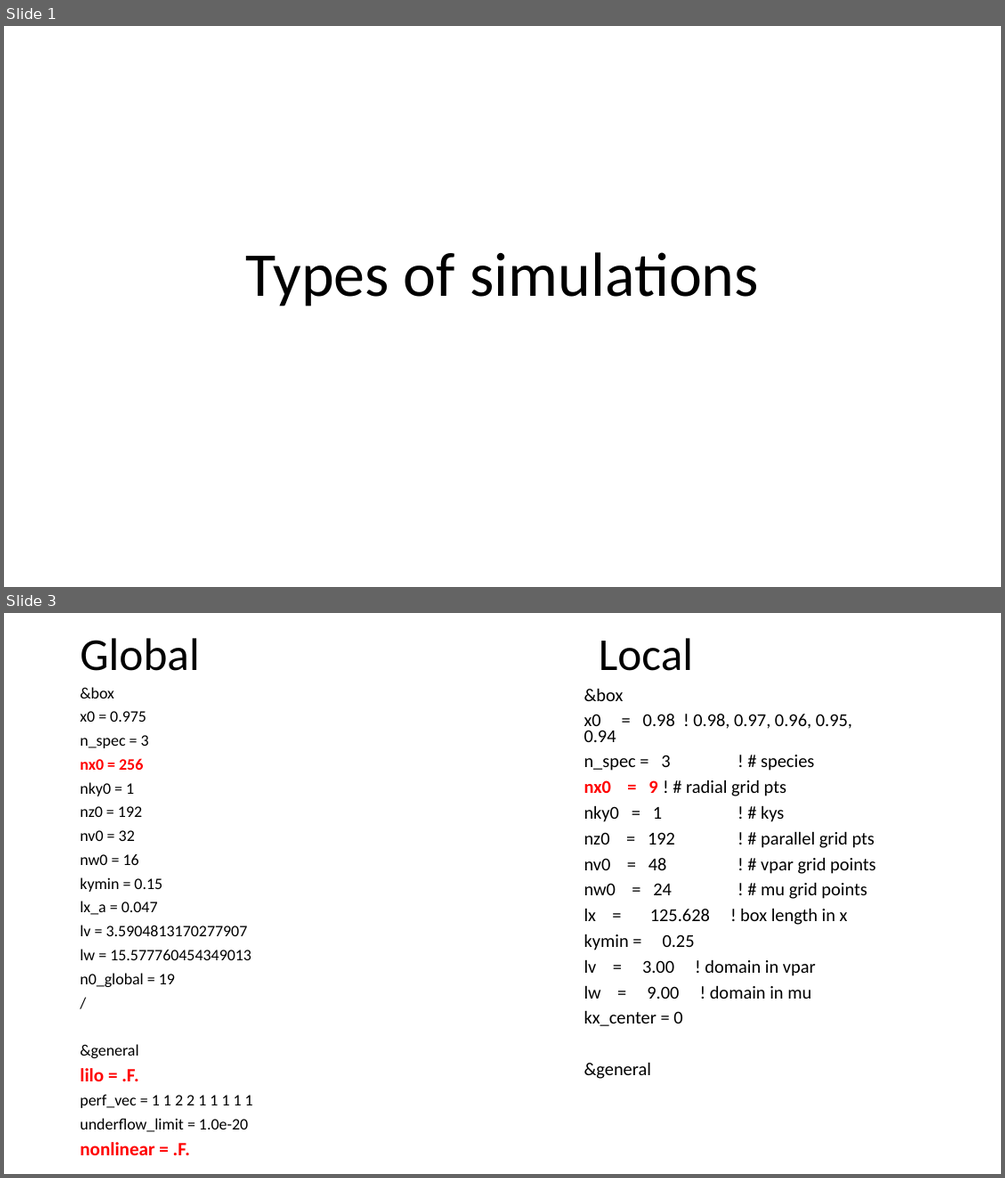
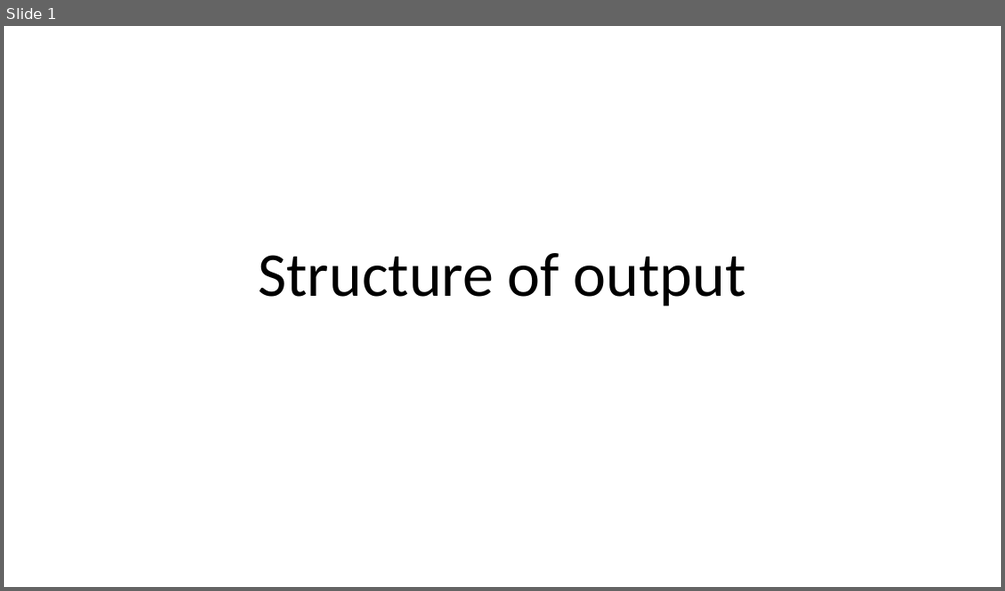
Before and after one commit to maxtcurie/Physics_Helper, a slide deck: Intro_to_GENE/3_Structure_of_output.pptx. Shown one above the other, each under a label of ours: slides 1 and 3 before the commit, slide 1 after it; the slides between them are not shown. The pictures are 1005x1178 and 1005x591 pixels, drawn with LibreOffice and Linux fonts; fonts in the diff are those of the drawing. Boxes give left, top, right and bottom in pixels: in the first picture for what was removed or moved away, otherwise in the second. Text is boxed around its words. In the diff, an @@ line names an element or a change of style, - is before the commit and + after.

```diff
--- a/Intro_to_GENE/3_Structure_of_output.pptx
+++ b/Intro_to_GENE/3_Structure_of_output.pptx
@@ slide 3 removed at (4,613,1001,1174), background #FFFFFF @@
@@ title removed at (80,638,199,671) @@
-Global
@@ text removed at (599,638,693,671) @@
-Local
@@ text removed at (80,687,253,1155) @@
-&box
-x0 = 0.975
-n_spec = 3
-nx0 = 256
-nky0 = 1
-nz0 = 192
-nv0 = 32
-nw0 = 16
-kymin = 0.15
-lx_a = 0.047
-lv = 3.5904813170277907
-lw = 15.577760454349013
-n0_global = 19
-/
-&general
-lilo = .F.
-perf_vec = 1 1 2 2 1 1 1 1 1
-underflow_limit = 1.0e-20
-nonlinear = .F.
@@ text removed at (584,688,875,1078) @@
-&box
-x0 = 0.98 ! 0.98, 0.97, 0.96, 0.95, 0.94
-n_spec = 3 ! # species
-nx0 = 9 ! # radial grid pts
-nky0 = 1 ! # kys
-nz0 = 192 ! # parallel grid pts
-nv0 = 48 ! # vpar grid points
-nw0 = 24 ! # mu grid points
-lx = 125.628 ! box length in x
-kymin = 0.25
-lv = 3.00 ! domain in vpar
-lw = 9.00 ! domain in mu
-kx_center = 0
-&general
@@ slide 1 changed as well @@
@@ title at (258,253,746,306): text changed @@
-Types of simulations
+Structure of output
```
Also in this commit, not shown: 6 slides added, 4 other slides removed, 1 other file.
